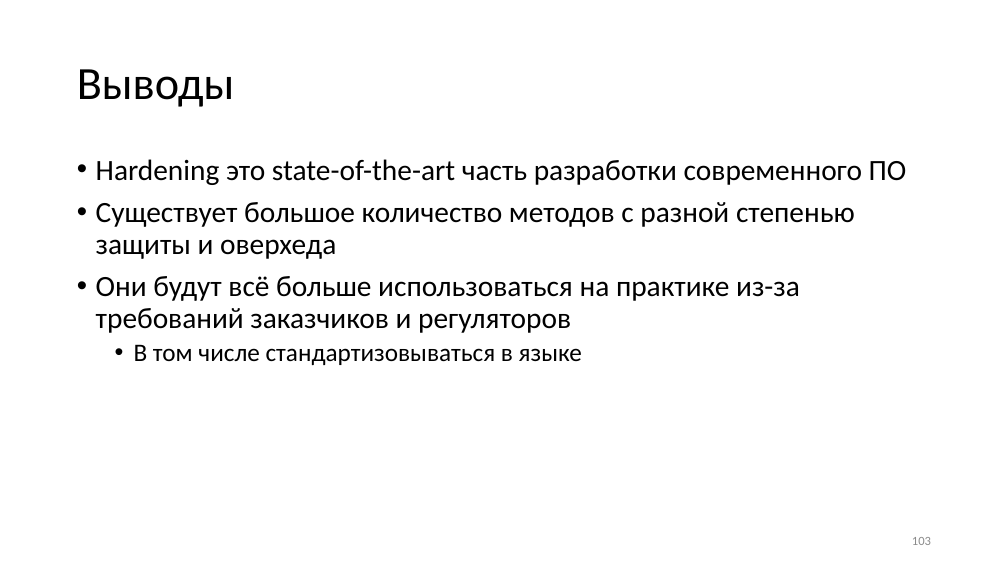
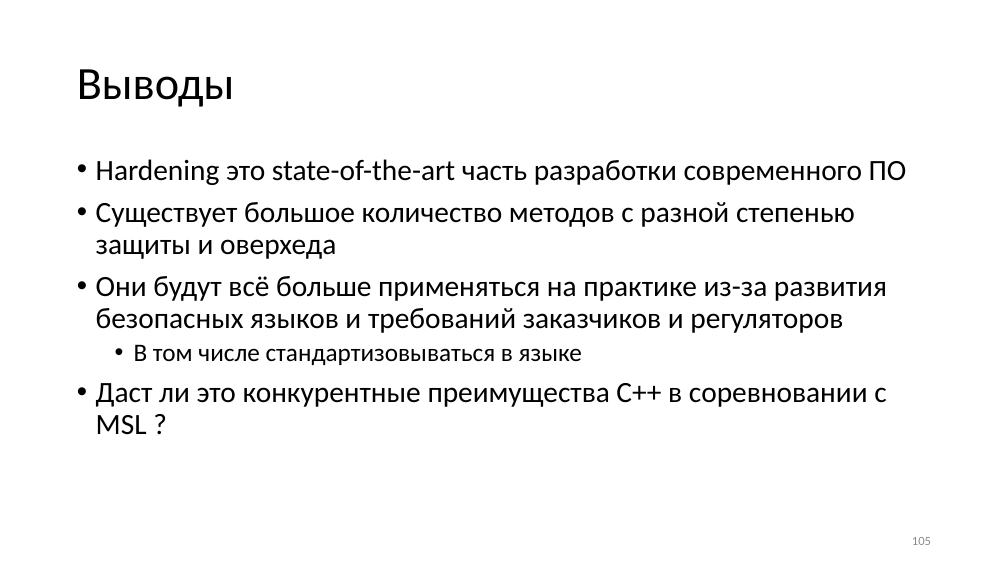
Before and after one commit to yugr/slides, a slide deck: slide 105 of CppZeroCost/2025/RU.pptx (slide 103 before the commit). Drawn at 1008x567 pixels with LibreOffice and Linux fonts; fonts in the diff are those of the drawing. Boxes give left, top, right and bottom in pixels: in the first picture for what was removed or moved away, otherwise in the second. Text is boxed around its words. In the diff, an @@ line names an element or a change of style, - is before the commit and + after.

```diff
--- a/CppZeroCost/2025/RU.pptx
+++ b/CppZeroCost/2025/RU.pptx
@@ text at <box>96,276,887,333</box>: text changed @@
-• Они будут всё больше использоваться на практике из-за требований заказчиков и регуляторов
+• Они будут всё больше применяться на практике из-за развития безопасных языков и требований заказчиков и регуляторов
@@ text at <box>96,383,886,435</box>: paragraph added @@
+• Даст ли это конкурентные преимущества C++ в соревновании с MSL ?
```
Also in this commit, not shown: 22 other slides changed, 2 slides added, 3 other files.
